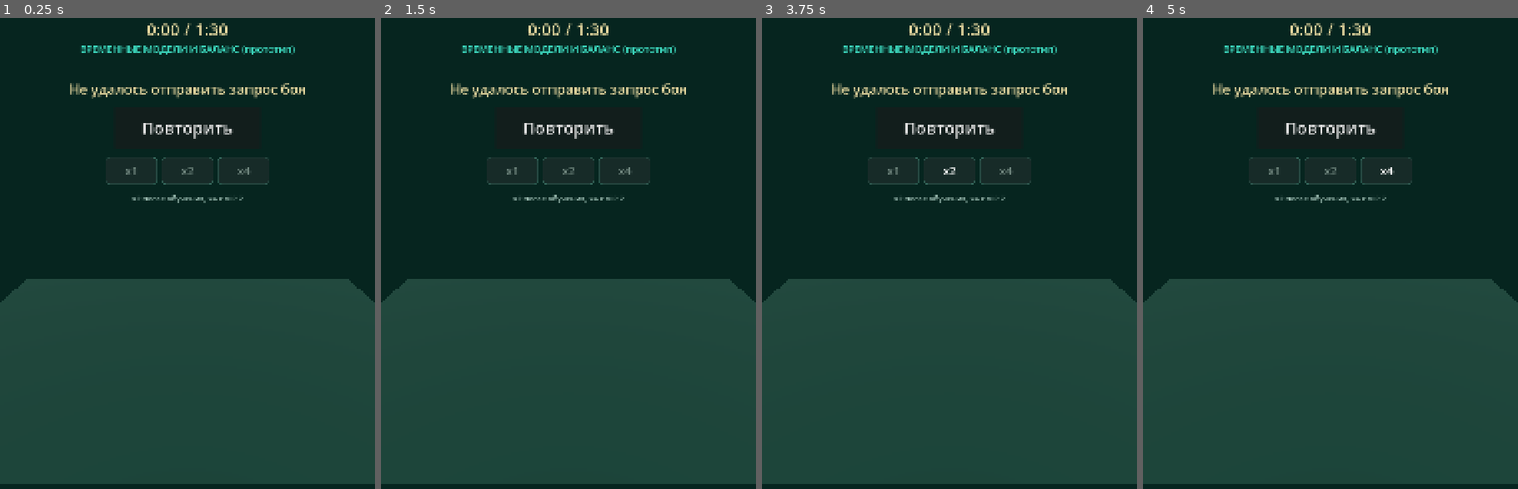
Above: before the commit, frames 1-4 (left to right).
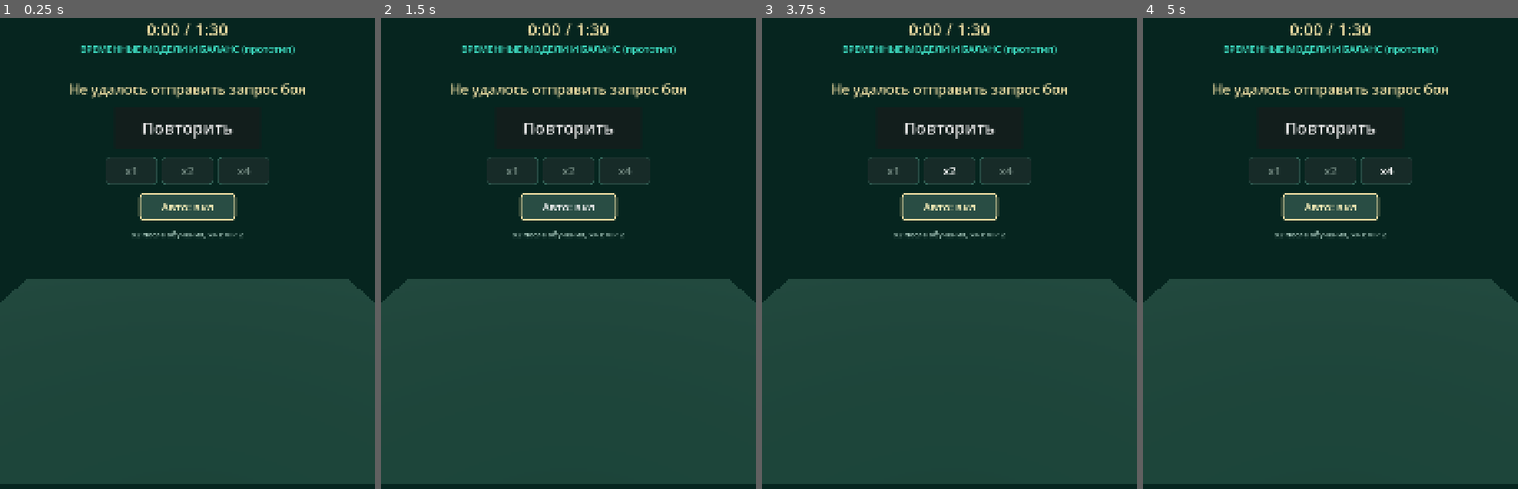
Above: after the commit, the same moments.

Repository: maillunex-lang/ufacityold
Game: Godot game, scene res://scenes/battle.tscn
Two runs of this game, one before a commit and one after it. Both use one fixed random seed, a clock stepped at 60 frames per second and the inputs below. This scene is started directly instead of the project's main scene.
Inputs (mouse positions are in pixels of both pictures, inside the frame that each line leads up to):
- Up to frame 1 (0.25 s): no input
- Up to frame 2 (1.5 s): click (568, 206) at 0.5 s, where only the run after the commit has a clickable "Авто: вкл"; click (568, 206) at 1.25 s, where only the run after the commit has a clickable "Авто: выкл"
- Up to frame 3 (3.75 s): click "Повторить" at 2 s; click "x1" at 2.75 s; click "x2" at 3.5 s
- Up to frame 4 (5 s): click "x4" at 4.25 s

The runs differ from the first frame. In frame 1, 1.7% of the frame differs, in the area x 35-65%, y 37-47%; in frame 2, 1.7%; in frame 3, 1.7%; in frame 4, 1.7%.

Commit message:
fix: ручная главная способность при выключенном авто (D3)
При SetPlayerAuto(false) герои игрока тратят энергию только по команде.
Враги всегда на автомате. Обрыв включает принудительный автомат.
В протоколе живого боя есть set_auto, в бою — кнопка «Авто».

Проверено: тест падал (40 срабатываний без команды), go test -race ./...,
tools/smoke-assets.sh, кадр docs/review/d3/auto-on.png.
Не проверено: телефон; кнопка ещё не шлёт команду по WebSocket (D7).

Diff:
--- a/client/scripts/battle.gd
+++ b/client/scripts/battle.gd
@@ -40,6 +40,8 @@
 var speed_buttons: Dictionary = {}
 var allowed_speeds: Array = [1]
 var selected_speed: int = 1
+var auto_on: bool = true
+var auto_button: Button
 
 
 func _ready() -> void:
@@ -134,6 +136,13 @@
 		speed_row.add_child(button)
 		speed_buttons[value] = button
 	msg.add_child(speed_row)
+	auto_button = Button.new()
+	auto_button.custom_minimum_size = Vector2(280, 80)
+	auto_button.add_theme_font_size_override("font_size", 32)
+	auto_button.size_flags_horizontal = Control.SIZE_SHRINK_CENTER
+	auto_button.pressed.connect(_toggle_auto)
+	_style_auto_button()
+	msg.add_child(auto_button)
 	msg.add_child(_ui_label("x2 после обучения, x4 с VIP 2", 22, Color("a8c8bd")))
 	var spacer := Control.new()
 	spacer.size_flags_vertical = Control.SIZE_EXPAND_FILL
@@ -253,6 +262,29 @@
 	var enabled := x1 != null and not x1.disabled
 	var selected := enabled and selected_speed == 1
 	print("BATTLE_SPEED_UI x1_enabled=%s x1_selected=%s" % [str(enabled).to_lower(), str(selected).to_lower()])
+	print("BATTLE_AUTO_UI enabled=%s" % str(auto_on).to_lower())
+
+func _toggle_auto() -> void:
+	auto_on = not auto_on
+	_style_auto_button()
+	# Запись HTTP уже посчитана полным автоматом. Команда set_auto уйдёт в живой бой (D7).
+	print("BATTLE_AUTO_UI enabled=%s" % str(auto_on).to_lower())
+
+func _style_auto_button() -> void:
+	if auto_button == null:
+		return
+	auto_button.text = "Авто: вкл" if auto_on else "Авто: выкл"
+	var bg := StyleBoxFlat.new()
+	bg.bg_color = Color("294d44") if auto_on else Color("172b28")
+	bg.border_color = Color("e8d9a0") if auto_on else Color("35685c")
+	bg.set_border_width_all(5 if auto_on else 2)
+	bg.corner_radius_top_left = 12
+	bg.corner_radius_top_right = 12
+	bg.corner_radius_bottom_left = 12
+	bg.corner_radius_bottom_right = 12
+	for state_name in ["normal", "hover", "pressed", "disabled", "focus"]:
+		auto_button.add_theme_stylebox_override(state_name, bg)
+	auto_button.add_theme_color_override("font_color", Color("fff4bd") if auto_on else Color("71877f"))
 
 func _style_speed_button(button: Button, value: int, allowed: bool, selected: bool) -> void:
 	var bg := StyleBoxFlat.new()
Not shown, changed: docs/DECISIONS.md
Not shown, changed: docs/PROGRESS.md
Not shown, changed: server/internal/app/live.go
Not shown, changed: server/internal/app/live_test.go
Not shown, changed: server/internal/battle/battle.go
Not shown, changed: server/internal/battle/engine.go
Not shown, added: server/internal/battle/manual_test.go
Not shown, changed: tools/smoke-assets.sh
